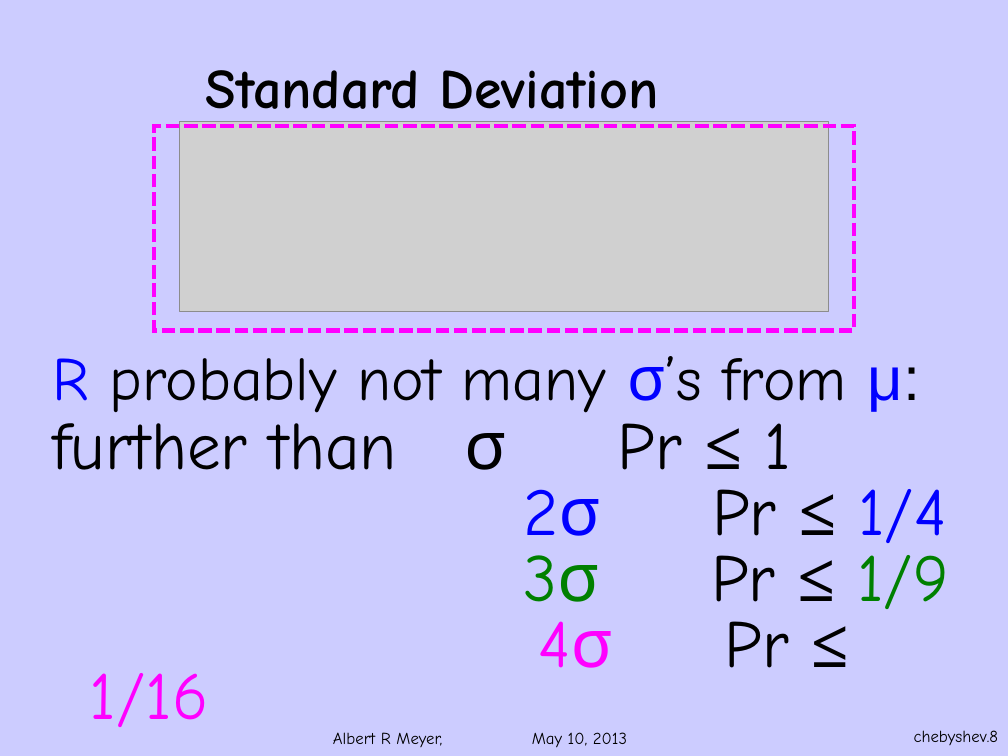
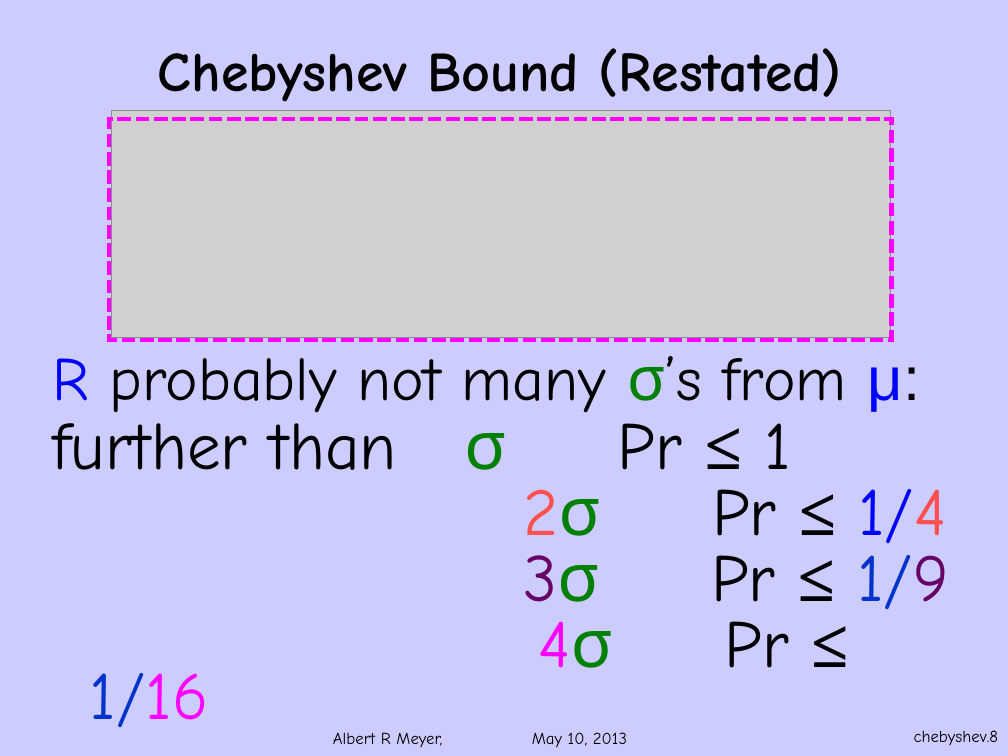
Before and after one commit to armeyer/mcs_web, a slide deck: slide 8 of spring13/slides13/deviation-chebyshev.pptx. Drawn at 1008x756 pixels with LibreOffice and Linux fonts; fonts in the diff are those of the drawing; grey boxes stand for pictures; background and template pictures are left out. Boxes give left, top, right and bottom in pixels: in the first picture for what was removed or moved away, otherwise in the second. Text is boxed around its words. In the diff, an @@ line names an element or a change of style, - is before the commit and + after.

```diff
--- a/spring13/slides13/deviation-chebyshev.pptx
+++ b/spring13/slides13/deviation-chebyshev.pptx
@@ title added at [158, 48, 842, 102], 40 pt, text #000000, bold @@
+Chebyshev Bound (Restated)
@@ title removed at [206, 70, 659, 126] @@
-Standard Deviation
@@ rectangle: place and size @@
-rectangle at [154, 126, 854, 331]
+rectangle at [109, 119, 891, 340]
@@ picture: place and size @@
-picture at [179, 122, 830, 311]
+picture at [112, 111, 890, 339]
@@ text "R probably not many σ’s ..." at [52, 356, 949, 668]: text colour #0000FF to #008000 in "σ’s", "2σ"; text colour #000000 to #008000 in "σ"; text colour #0000FF to #FF5050 in "2σ 1/4"; text colour #008000 to #660066 in "3σ 1/9"; text colour #008000 to #0033CC in "1/9"; text colour #FF00FF to #008000 in "4σ"; text colour #FF00FF to #0033CC in "1/16" @@
```
Also in this commit, not shown: 4 other slides changed, 2 slides added, 2 slides removed, 3 other files.
